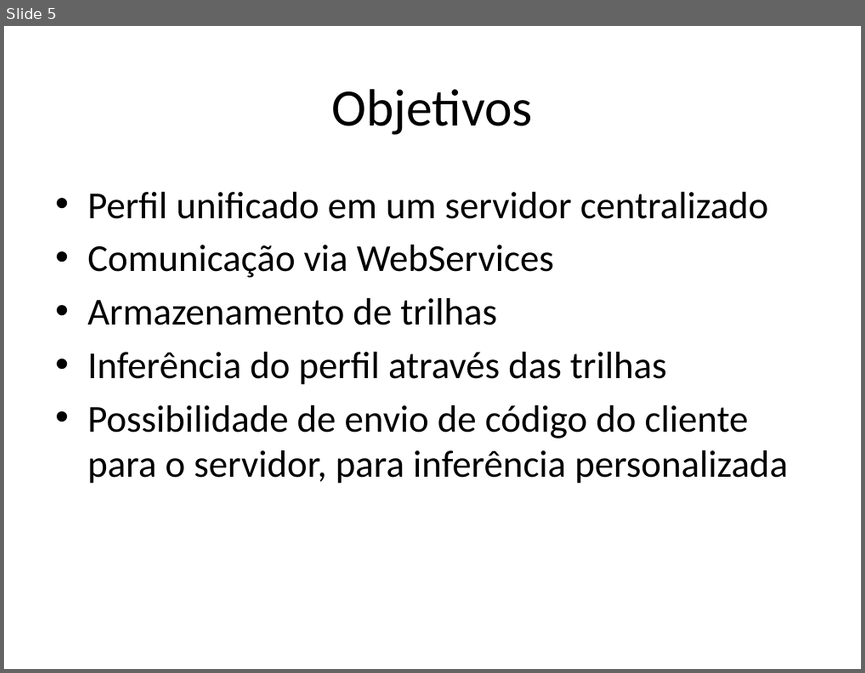
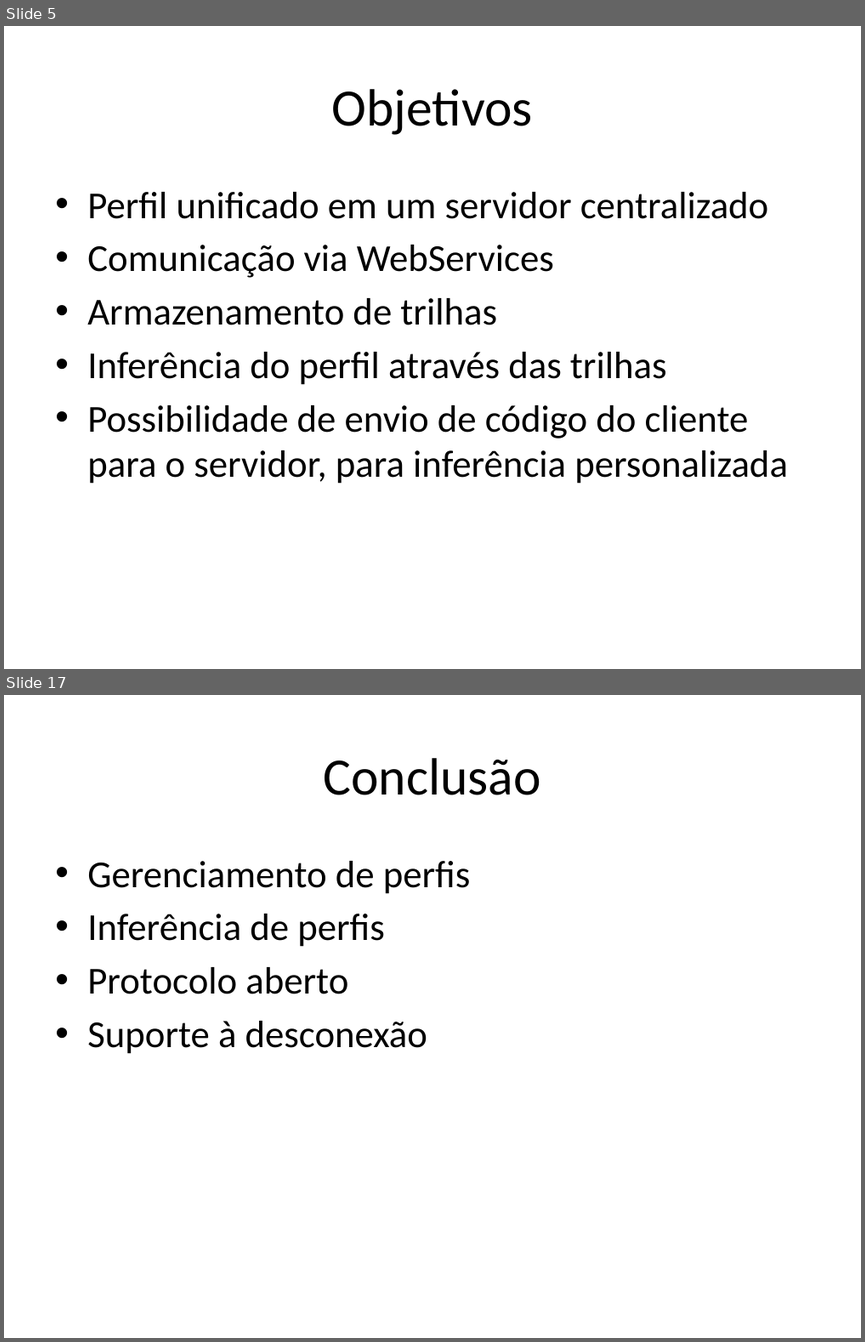
Before and after one commit to andrenho/andrenho, a slide deck: academia/trabalhos/UbiPerson.pptx. Shown one above the other, each under a label of ours: slide 5 before the commit, slides 5 and 17 after it; the slides between them are not shown. The pictures are 865x673 and 865x1342 pixels, drawn with LibreOffice and Linux fonts; fonts in the diff are those of the drawing. Boxes give left, top, right and bottom in pixels: in the first picture for what was removed or moved away, otherwise in the second. Text is boxed around its words. In the diff, an @@ line names an element or a change of style, - is before the commit and + after.

```diff
--- a/academia/trabalhos/UbiPerson.pptx
+++ b/academia/trabalhos/UbiPerson.pptx
@@ slide 17 added at bbox=[4, 695, 861, 1338], background #FFFFFF @@
@@ title added at bbox=[324, 758, 541, 795], 44 pt, text #000000 @@
+Conclusão
@@ text added at bbox=[87, 861, 471, 1054], 32 pt, text #000000 @@
+• Gerenciamento de perfis
+• Inferência de perfis
+• Protocolo aberto
+• Suporte à desconexão
```
Also in this commit, not shown: 9 slides changed, 2 other slides added, 2 slides removed, 1 other file.
